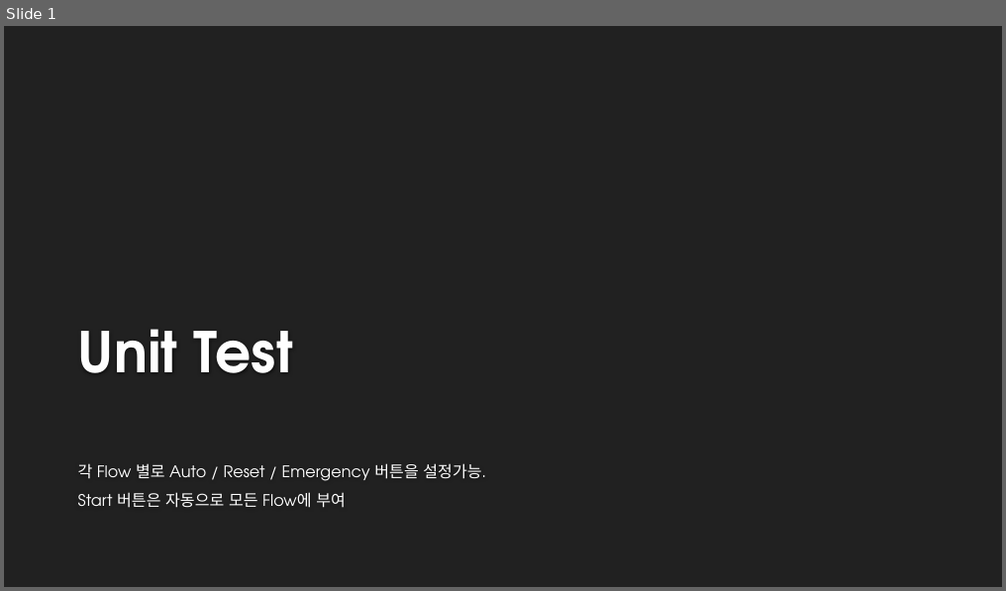
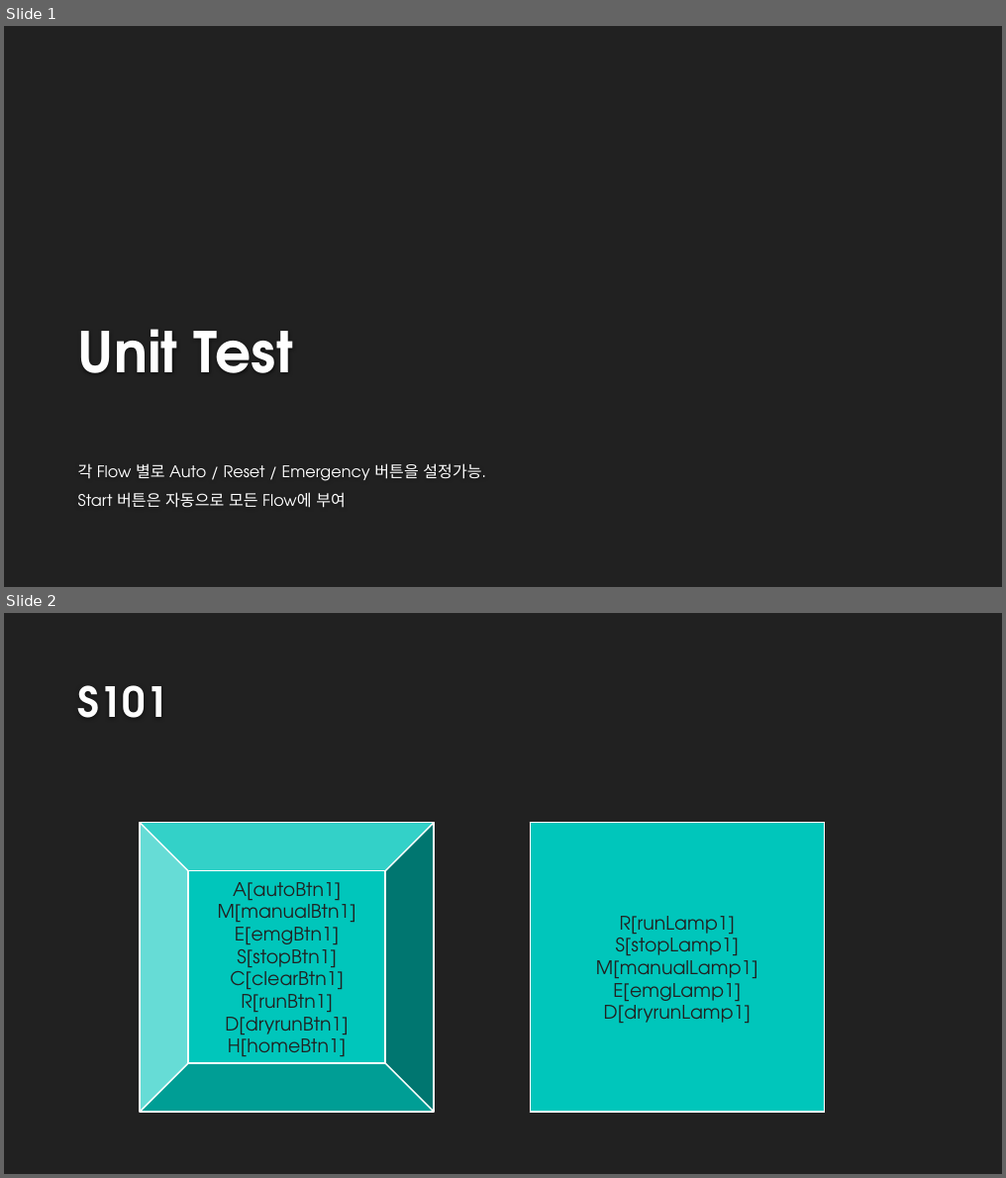
Before and after one commit to DualsoftDev/ds, a slide deck: DsDotNet/src/UnitTest/UnitTest.Engine/ImportOffice/ppt/T10_Button.pptx. Shown one above the other, each under a label of ours: slide 1 before the commit, slides 1 and 2 after it. The pictures are 1006x591 and 1006x1178 pixels, drawn with LibreOffice and Linux fonts; fonts in the diff are those of the drawing; background and template pictures are left out. Boxes give left, top, right and bottom in pixels: in the first picture for what was removed or moved away, otherwise in the second. Text is boxed around its words. In the diff, an @@ line names an element or a change of style, - is before the commit and + after.

Commit message:
ppt 수정 lamp btn

```diff
--- a/DsDotNet/src/UnitTest/UnitTest.Engine/ImportOffice/ppt/T10_Button.pptx
+++ b/DsDotNet/src/UnitTest/UnitTest.Engine/ImportOffice/ppt/T10_Button.pptx
@@ slide 2 added at bbox=[4, 613, 1002, 1174], background #212121 @@
@@ title added at bbox=[78, 685, 169, 718], 40 pt, text #FEFEFE, bold @@
+S101
@@ bevel added at bbox=[140, 823, 434, 1112], fill #00C6BB, outline #FFFFFF 1.25 pt, 18 pt, text #212121 @@
+A[autoBtn1]
+M[manualBtn1]
+E[emgBtn1]
+S[stopBtn1]
+C[clearBtn1]
+R[runBtn1]
+D[dryrunBtn1]
+H[homeBtn1]
@@ bevel added at bbox=[531, 823, 825, 1112], fill #00C6BB, outline #FFFFFF 1.25 pt, 18 pt, text #212121 @@
+R[runLamp1]
+S[stopLamp1]
+M[manualLamp1]
+E[emgLamp1]
+D[dryrunLamp1]
```
Also in this commit, not shown: 2 other slides added, 3 slides removed, 10 other files.
